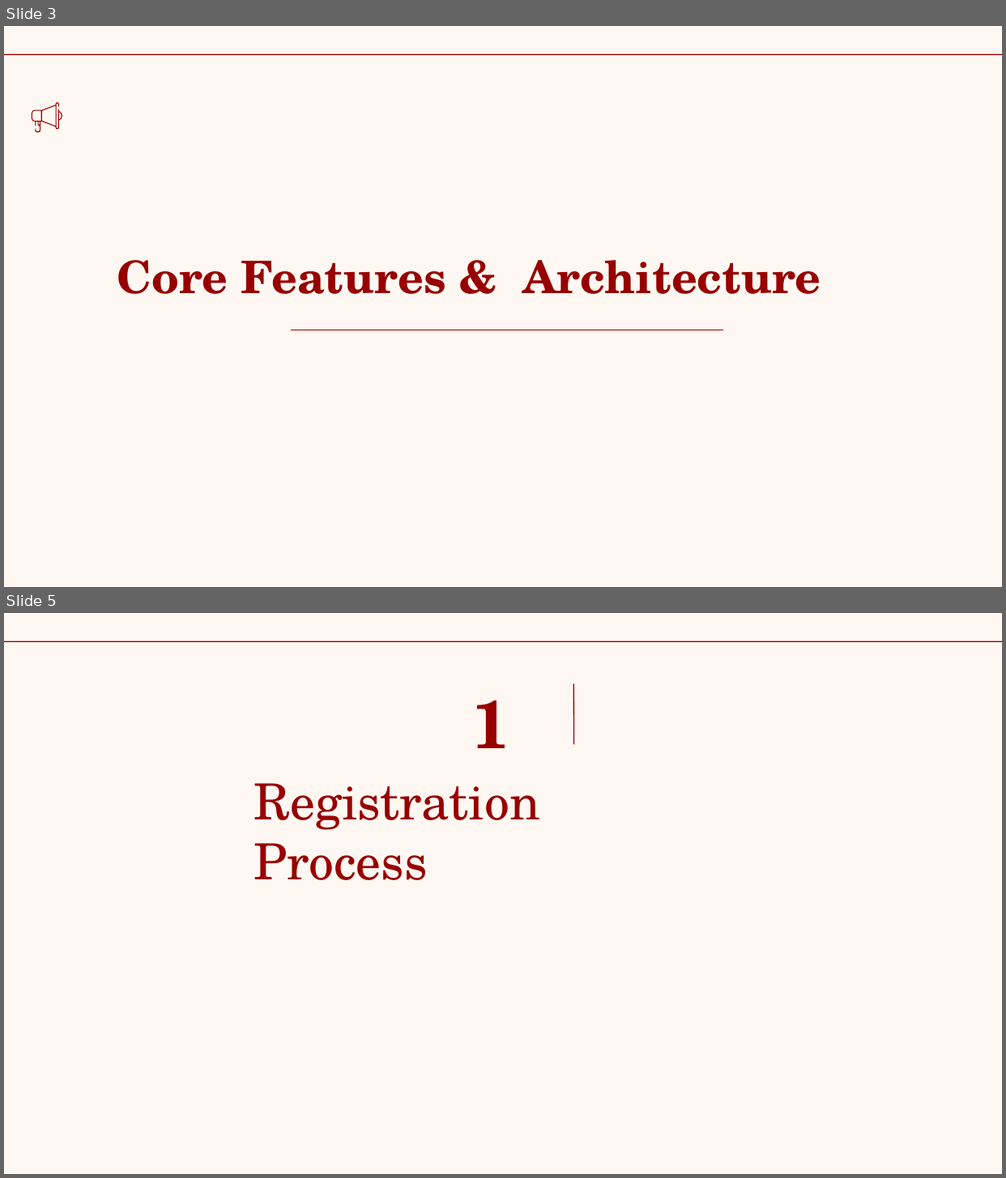
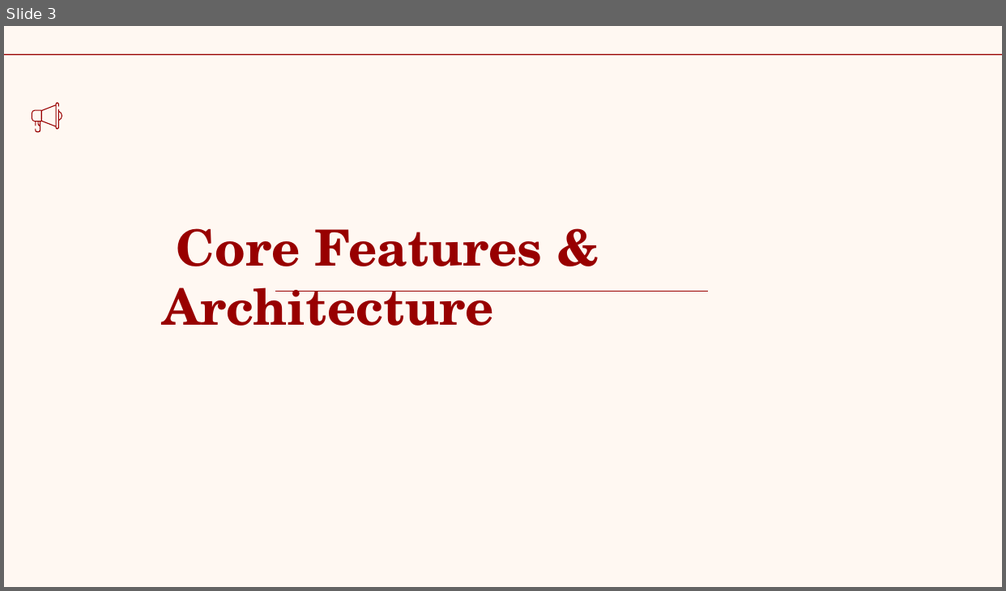
Before and after one commit to stfx86/SupplierMS, a slide deck: overview.pptx. Shown one above the other, each under a label of ours: slides 3 and 5 before the commit, slide 3 after it; the slides between them are not shown. The pictures are 1006x1178 and 1006x591 pixels, drawn with LibreOffice and Linux fonts; fonts in the diff are those of the drawing. Boxes give left, top, right and bottom in pixels: in the first picture for what was removed or moved away, otherwise in the second. Text is boxed around its words. In the diff, an @@ line names an element or a change of style, - is before the commit and + after.

```diff
--- a/overview.pptx
+++ b/overview.pptx
@@ slide 5 removed at <box>4,613,1002,1174</box>, background #FFF8F2; not listed: 1 template element that a slide beside it also shows @@
@@ line removed from (573, 683) to (573, 745) @@
@@ title removed at <box>471,700,510,748</box> @@
-1
@@ title removed at <box>253,783,540,880</box> @@
-Registration Process
@@ slide 3 changed as well @@
@@ title "Core Features & Architecture": place and size @@
-title "Core Features & Architecture" at <box>117,260,821,294</box>
+title "Core Features & Architecture" at <box>163,228,542,326</box>
@@ title "Core Features & Architecture" at <box>163,228,542,326</box>: size 32.4 to 36 pt @@
@@ line moved from (722, 331) - (291, 331) to (708, 292) - (275, 292) @@
```
Also in this commit, not shown: 14 other slides changed, 10 slides added, 2 other files.
